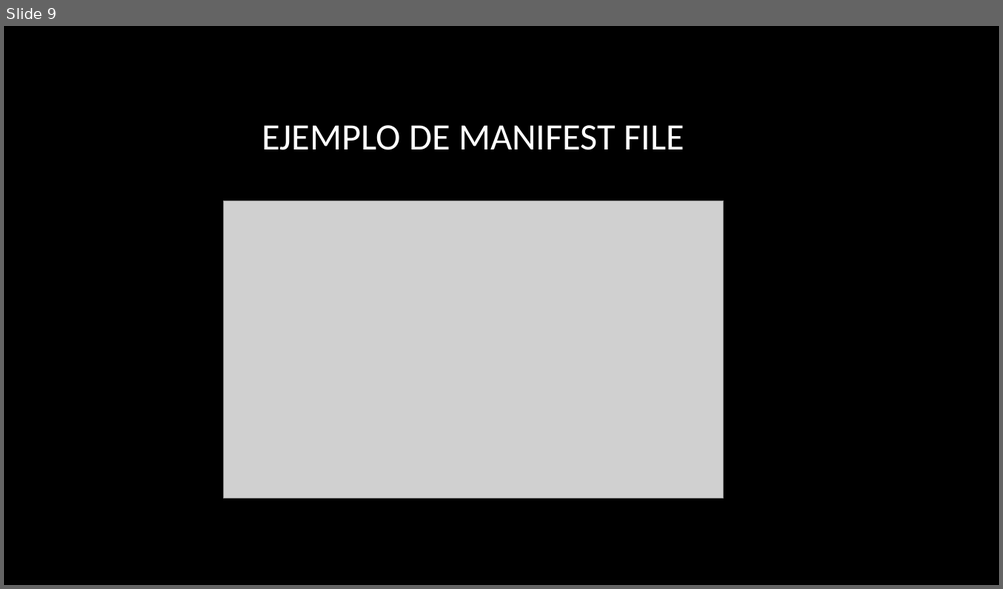
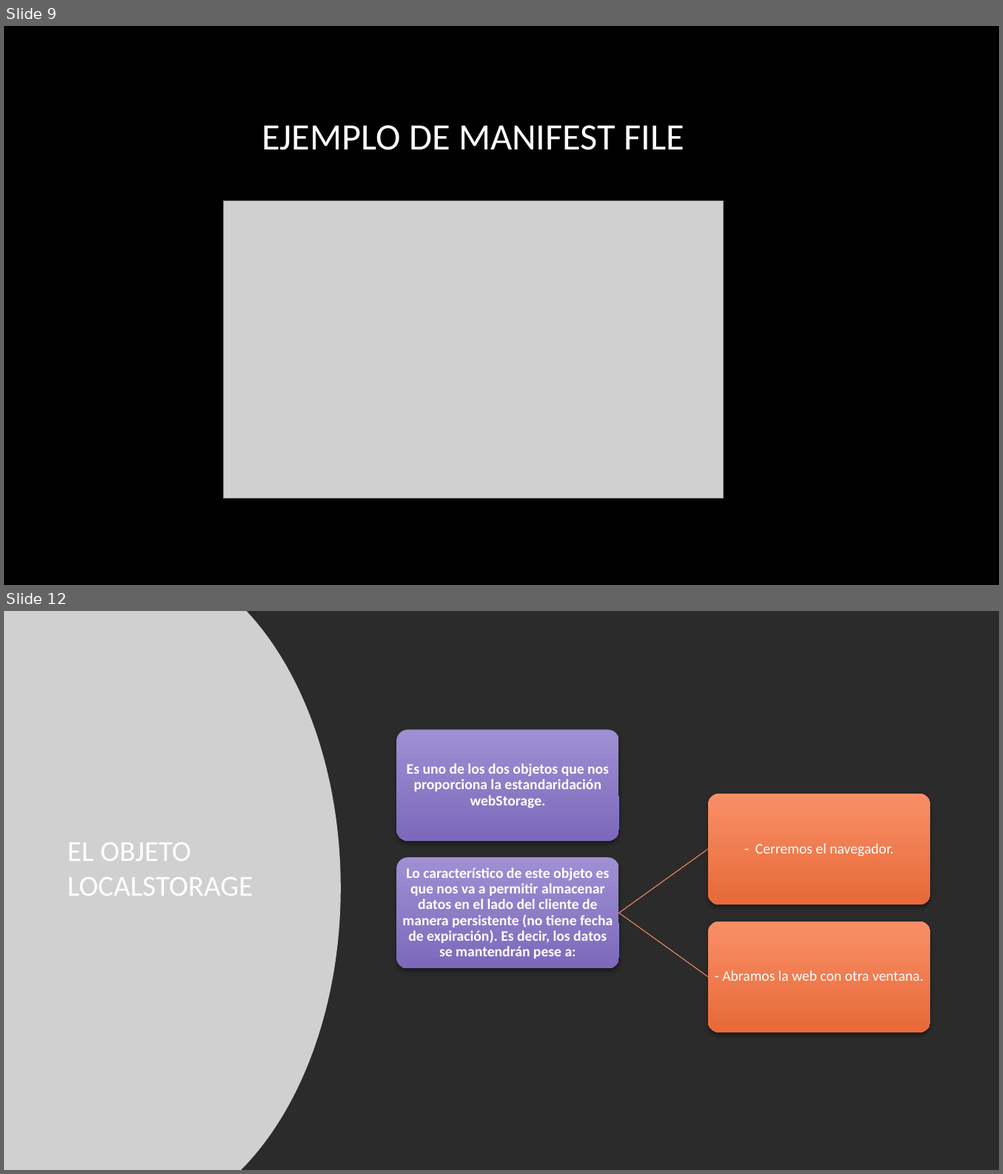
Before and after one commit to serdpa08/trabajoCaches, a slide deck: Trabajo almacenamiento cliente.pptx. Shown one above the other, each under a label of ours: slide 9 before the commit, slides 9 and 12 after it; the slides between them are not shown. The pictures are 1003x589 and 1003x1174 pixels, drawn with LibreOffice and Linux fonts; fonts in the diff are those of the drawing; grey boxes stand for pictures; background and template pictures are left out; a plain dark background stands for a picture behind light text. Boxes give left, top, right and bottom in pixels: in the first picture for what was removed or moved away, otherwise in the second. Text is boxed around its words. In the diff, an @@ line names an element or a change of style, - is before the commit and + after.

```diff
--- a/Trabajo almacenamiento cliente.pptx
+++ b/Trabajo almacenamiento cliente.pptx
@@ slide 12 added at (x1=4, y1=611, x2=999, y2=1170), background picture (left out) @@
@@ rectangle added at (x1=4, y1=611, x2=999, y2=1170), fill #FFFFFF @@
@@ picture added at (x1=4, y1=611, x2=341, y2=1170) @@
@@ title added at (x1=68, y1=843, x2=253, y2=896), 28 pt, text #FFFFFF @@
+EL OBJETO LOCALSTORAGE
@@ group added at (x1=396, y1=729, x2=930, y2=1033): 4 rounded rectangles, 4 texts, 2 freeform shapes @@
+Es uno de los dos objetos que nos proporciona la estandaridación webStorage.
+Lo característico de este objeto es que nos va a permitir almacenar datos en el lado del cliente de manera persistente (no tiene fecha de expiración). Es decir, los datos se mantendrán pese a:
+- Cerremos el navegador.
+- Abramos la web con otra ventana.
```
Also in this commit, not shown: 1 slide changed, 5 other slides added, 1 other file.
